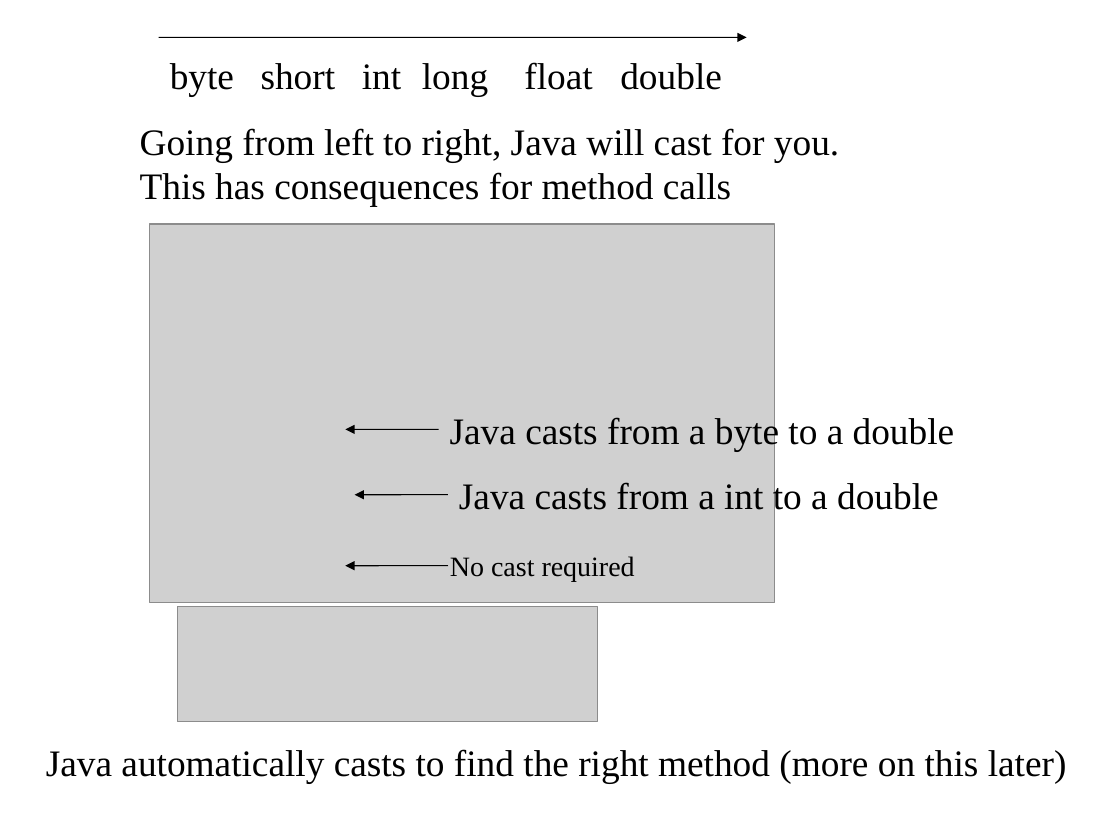
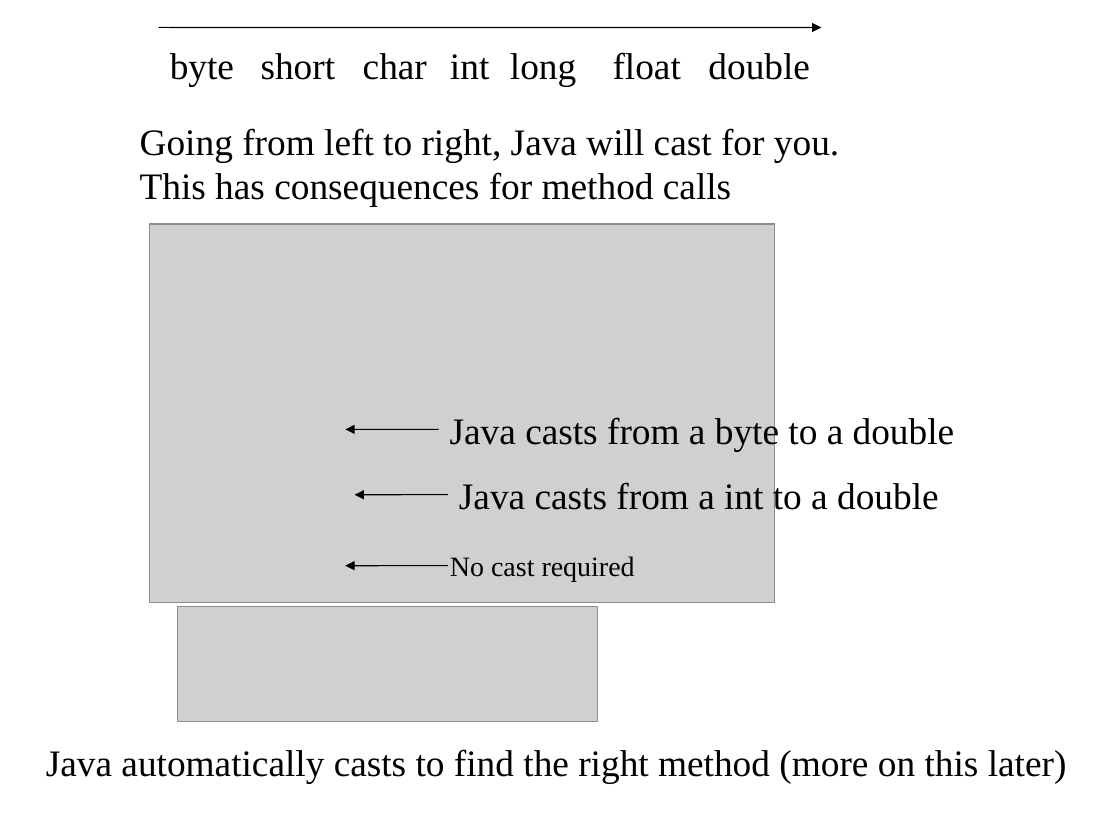
Before and after one commit to fodorclasses/fodorclasses.github.io, a slide deck: slide 30 of classes/prog2020/Prog3-Lecture04.ppt. Drawn at 1120x840 pixels with LibreOffice and Linux fonts; fonts in the diff are those of the drawing; grey boxes stand for pictures. Boxes give left, top, right and bottom in pixels: in the first picture for what was removed or moved away, otherwise in the second. Text is boxed around its words. In the diff, an @@ line names an element or a change of style, - is before the commit and + after.

Commit message:
lecture 4

```diff
--- a/classes/prog2020/Prog3-Lecture04.ppt
+++ b/classes/prog2020/Prog3-Lecture04.ppt
@@ arrow moved from (159, 37) - (747, 37) to (159, 27) - (821, 27) @@
@@ text "byte": place and size @@
-text "byte" at box(170, 63, 234, 96)
+text "byte" at box(170, 53, 234, 86)
@@ text "short": place and size @@
-text "short" at box(261, 63, 336, 90)
+text "short" at box(261, 53, 336, 80)
@@ text added at box(363, 53, 427, 80), 24 pt, text #000000 @@
+char
@@ text "long": place and size @@
-text "long" at box(422, 63, 488, 96)
+text "long" at box(510, 53, 576, 86)
@@ 3 texts: place and size @@
-3 texts at box(362, 62, 722, 90)
+3 texts at box(450, 52, 810, 80)
```
Also in this commit, not shown: 2 other slides changed, 1 slide added, 1 other file.
